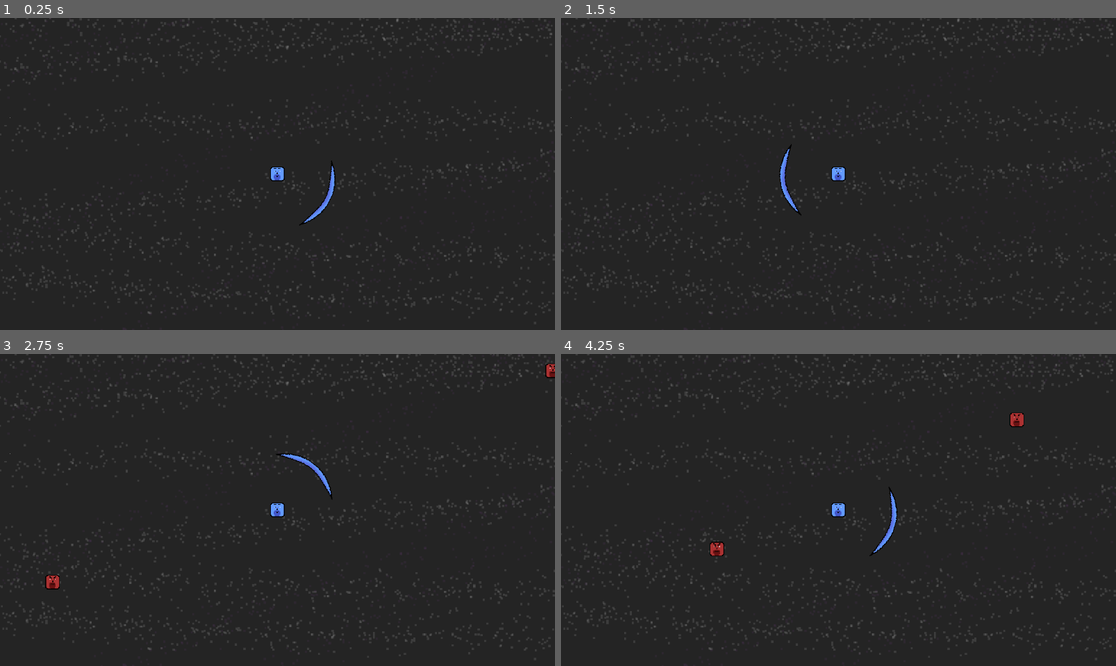
Above: before the commit, frames 1-4 (two rows, left to right).
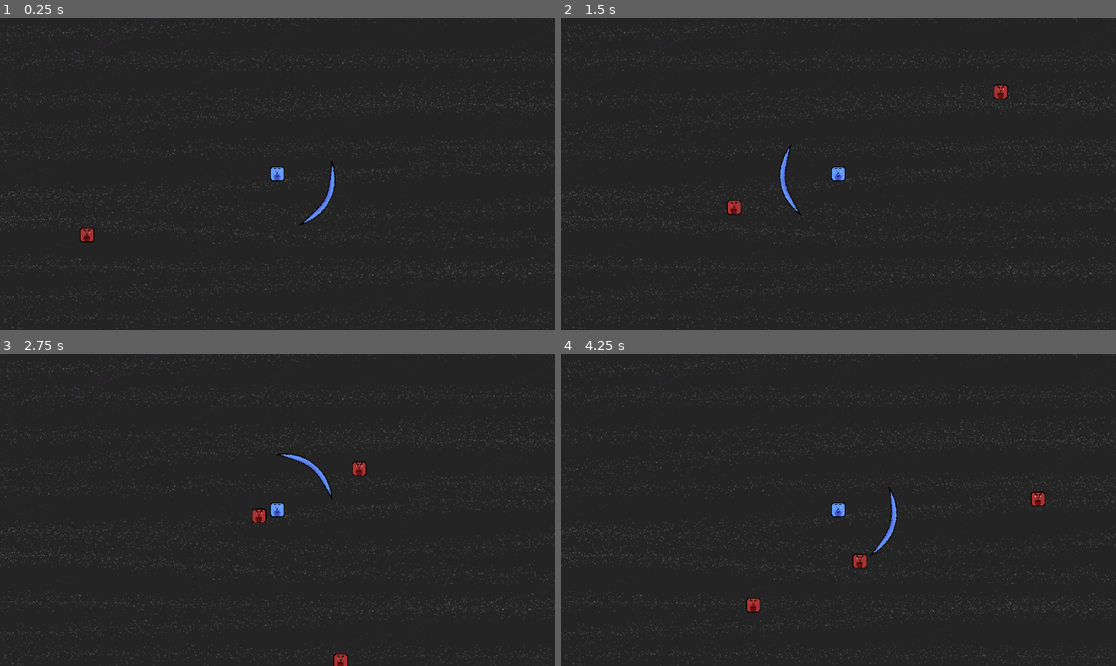
Above: after the commit, the same moments.

Repository: AndrewCromar/onehourgame
Game: Godot game, scene res://scenes/world.tscn
Same seed, same stepped clock (60 frames per second), same inputs: the game is played once before the commit and once after it.
Inputs (mouse positions are in pixels of both pictures, inside the frame that each line leads up to):
- Up to frame 1 (0.25 s): no input
- Up to frame 2 (1.5 s): move the mouse to (960, 158) at 0.52 s; move the mouse to (727, 189) at 1.27 s
- Up to frame 3 (2.75 s): move the mouse to (333, 441) at 2.02 s
- Up to frame 4 (4.25 s): move the mouse to (810, 572) at 2.77 s; move the mouse to (1005, 556) at 3.52 s

The runs differ from the first frame. In frame 1, 0.8% of the frame differs, in the area x 0-100%, y 0-100%; in frame 2, 0.9%; in frame 3, 1.2%; in frame 4, 1.2%.

Commit message:
add screenshake

Diff:
--- a/godot-project/scenes/entities/enemy.gd
+++ b/godot-project/scenes/entities/enemy.gd
@@ -11,6 +11,11 @@
 func _on_area_entered(area: Area2D) -> void:
 	if area.is_in_group("shield"):
 		_spawn_particles()
+
+		var camera = get_tree().root.find_child("CameraContainer", true, false)
+		if camera:
+			camera.shake()
+
 		queue_free()
 	elif area.is_in_group("player"):
 		area.take_damage(1)
--- /dev/null
+++ b/godot-project/scenes/utils/camera_container.gd
@@ -0,0 +1,34 @@
+extends Node2D
+
+const SHAKE_DISTANCE : float = 5
+const SHAKE_DURATION : float = 0.1
+const SHAKE_SMOOTHING : float = 30
+const THRESHHOLD : float = 0.1
+
+@onready var camera : Camera2D = %Camera
+
+var timer : float
+
+var target_position : Vector2
+
+# Called when the node enters the scene tree for the first time.
+func _ready() -> void:
+	pass # Replace with function body.
+
+
+# Called every frame. 'delta' is the elapsed time since the previous frame.
+func _process(delta: float) -> void:
+	timer -= delta
+
+	if timer > 0:
+		var distance = target_position.length() - camera.position.length()
+		if distance <= THRESHHOLD:
+			target_position.x = (randf() * (SHAKE_DISTANCE * 2)) - SHAKE_DISTANCE
+			target_position.y = (randf() * (SHAKE_DISTANCE * 2)) - SHAKE_DISTANCE
+	else:
+		target_position = Vector2.ZERO
+
+	camera.position = camera.position.lerp(target_position, SHAKE_SMOOTHING * delta)
+
+func shake() -> void:
+	timer = SHAKE_DURATION
--- a/godot-project/scenes/utils/camera_container.tscn
+++ b/godot-project/scenes/utils/camera_container.tscn
@@ -1,12 +1,16 @@
 [gd_scene format=3 uid="uid://fd21r1dm3c53"]
 
 [ext_resource type="Texture2D" uid="uid://cw8jchi1n7p0k" path="res://assets/background.png" id="1_cjfub"]
+[ext_resource type="Script" uid="uid://tdm1oqdm2h01" path="res://scenes/utils/camera_container.gd" id="1_sxdt2"]
 
 [node name="CameraContainer" type="Node2D" unique_id=1021875083]
+script = ExtResource("1_sxdt2")
 
-[node name="Camera2D" type="Camera2D" parent="." unique_id=502118756]
+[node name="Camera" type="Camera2D" parent="." unique_id=502118756]
+unique_name_in_owner = true
 zoom = Vector2(1.5, 1.5)
 
-[node name="Sprite2D" type="Sprite2D" parent="Camera2D" unique_id=37872159]
+[node name="Sprite2D" type="Sprite2D" parent="." unique_id=37872159]
 z_index = -100
+scale = Vector2(0.5, 0.5)
 texture = ExtResource("1_cjfub")
--- a/godot-project/scenes/utils/enemy_spawner.gd
+++ b/godot-project/scenes/utils/enemy_spawner.gd
@@ -4,7 +4,7 @@
 
 const SPAWN_RATE : float = 1.0
 
-const SPWAN_RADIUS : float = 600
+const SPWAN_RADIUS : float = 300
 
 var counter : float = 0
 
--- a/godot-project/scenes/world.tscn
+++ b/godot-project/scenes/world.tscn
@@ -11,3 +11,4 @@
 [node name="EnemySpawner" parent="." unique_id=179854735 instance=ExtResource("2_rwgxs")]
 
 [node name="CameraContainer" parent="." unique_id=1021875083 instance=ExtResource("3_4wyf3")]
+unique_name_in_owner = true
Not shown, added: godot-project/scenes/utils/camera_container.gd.uid
